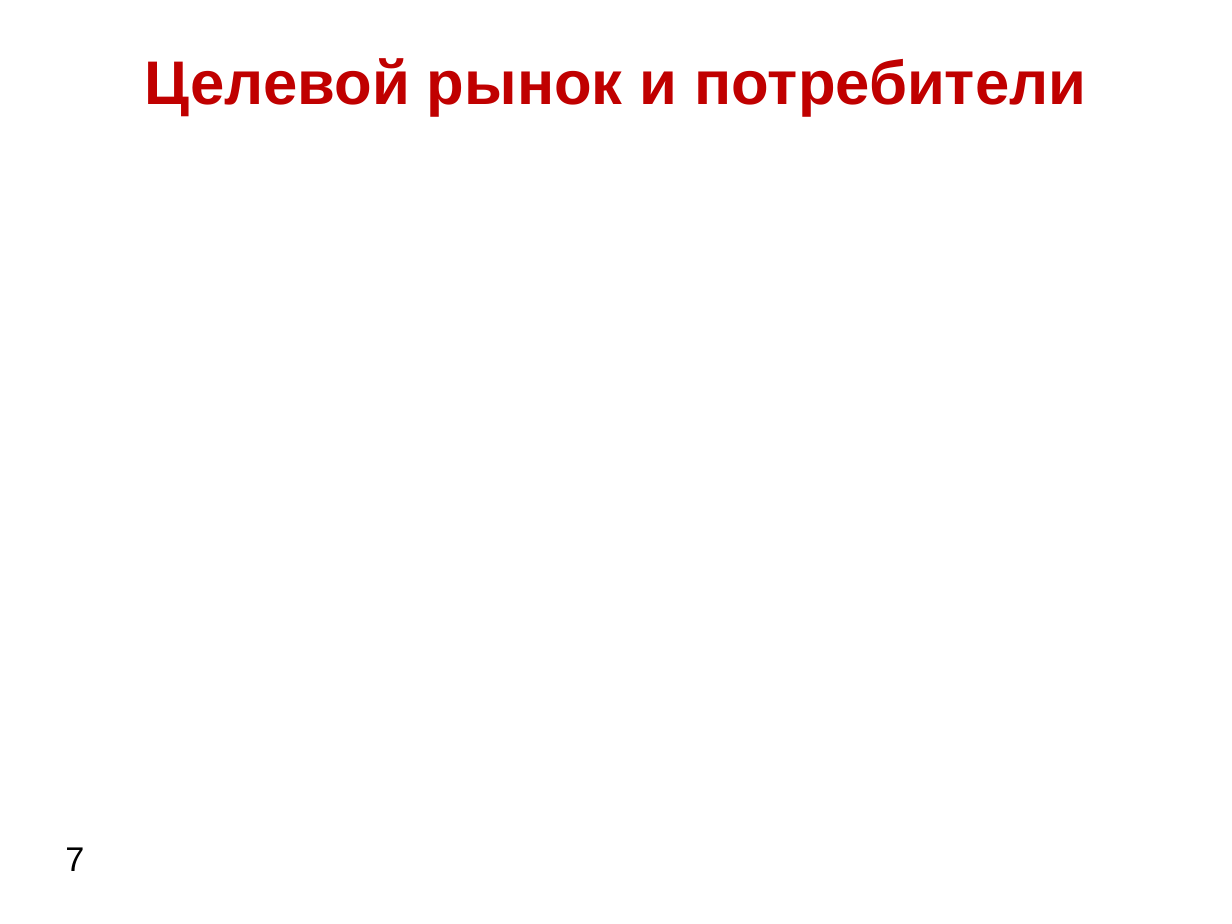
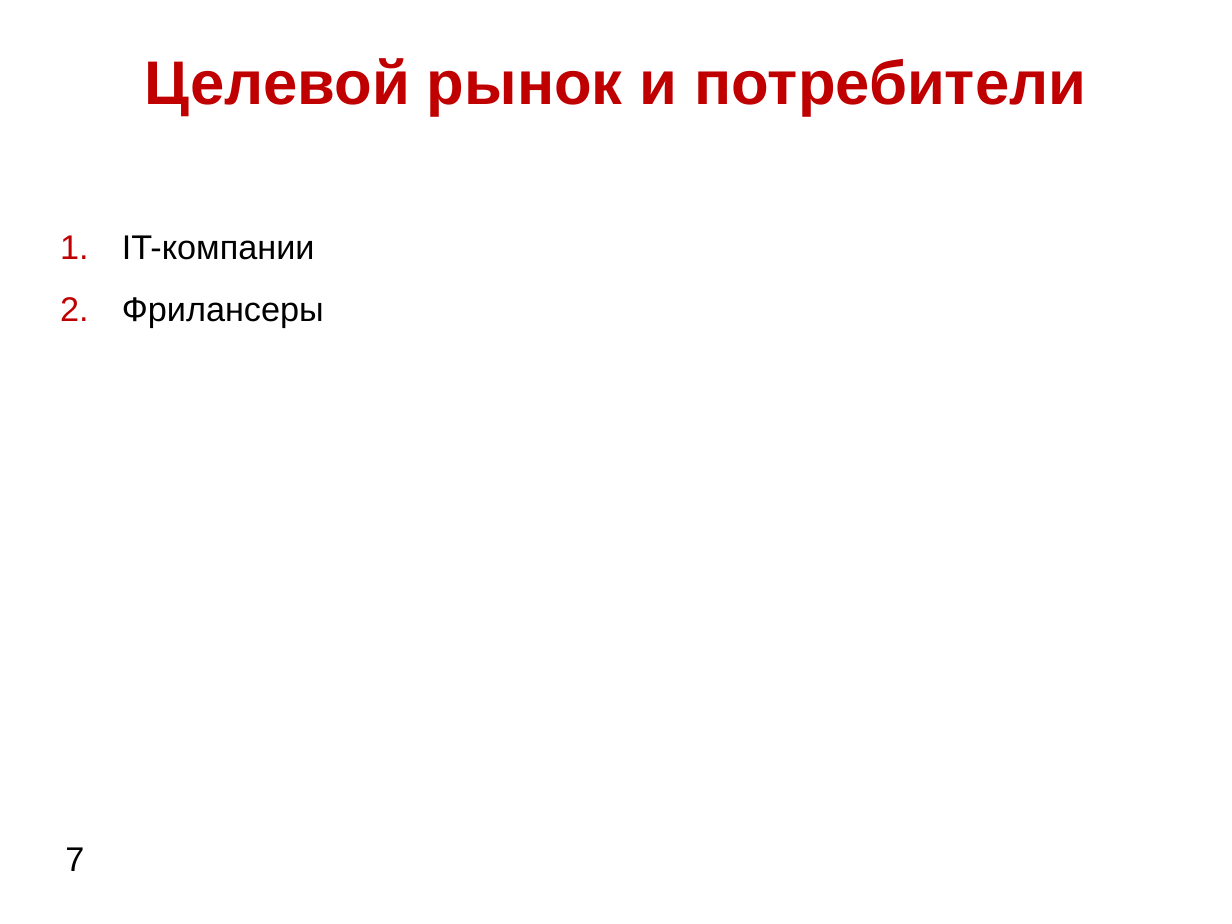
Before and after one commit to 7kia/InternetEntrepreneurship, a slide deck: slide 7 of Колчин.ppt. Drawn at 1232x924 pixels with LibreOffice and Linux fonts; fonts in the diff are those of the drawing; background and template pictures are left out. Boxes give left, top, right and bottom in pixels: in the first picture for what was removed or moved away, otherwise in the second. Text is boxed around its words. In the diff, an @@ line names an element or a change of style, - is before the commit and + after.

```diff
--- a/Колчин.ppt
+++ b/Колчин.ppt
@@ text added at (122,235,324,328), 20 pt, text #000000 @@
+1. IT-компании
+2. Фрилансеры
```
Also in this commit, not shown: 6 slides added, 7 slides removed, 1 other file.
